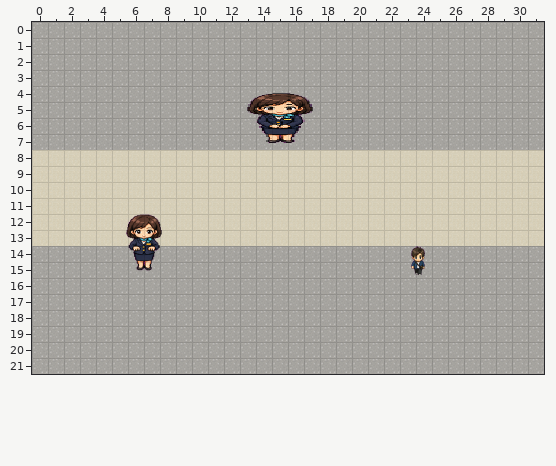
Tiled map (JSON) -- public/assets/maps/tiled/regions/information-core.tmj. This is how it looked before the edit.
Cells are 16x16 px. Shown: x 0..31, y 0..21.
Once edited:
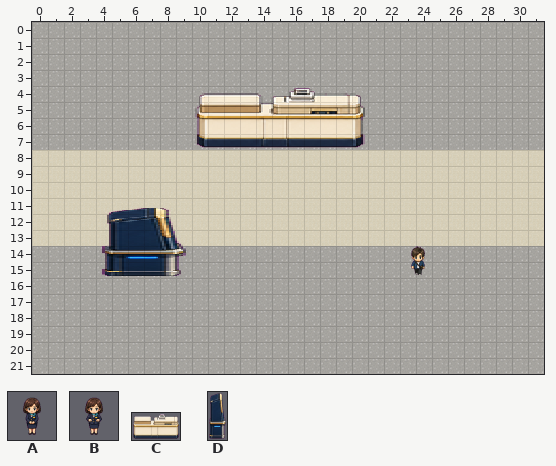
Key: from "airport-npcs": A 2 "clerk-work-9", B 12 "clerk-work-11"; from "airport-props": C 59 "dutyfree-service-counter", D 69 "airport-digital-map-kios".
Objects are placed by their top-left corner, in cells (3,4 is the top-left corner of cell 3,4); size is 1x1 cell unless given.
Change:
Layer "Props":
changed: A "information-counter" at 10,4 size 11x4 -> C "information-counter" at 10,4 size 11x4
changed: B "information-map-kiosk" at 4,11.5 size 6x4.5 -> D "information-map-kiosk" at 4,11.5 size 6x4.5
Pixel boxes of the changes (left, top, right, bottom) in both pictures:
changed: (195, 88, 365, 148)
changed: (102, 208, 186, 276)
